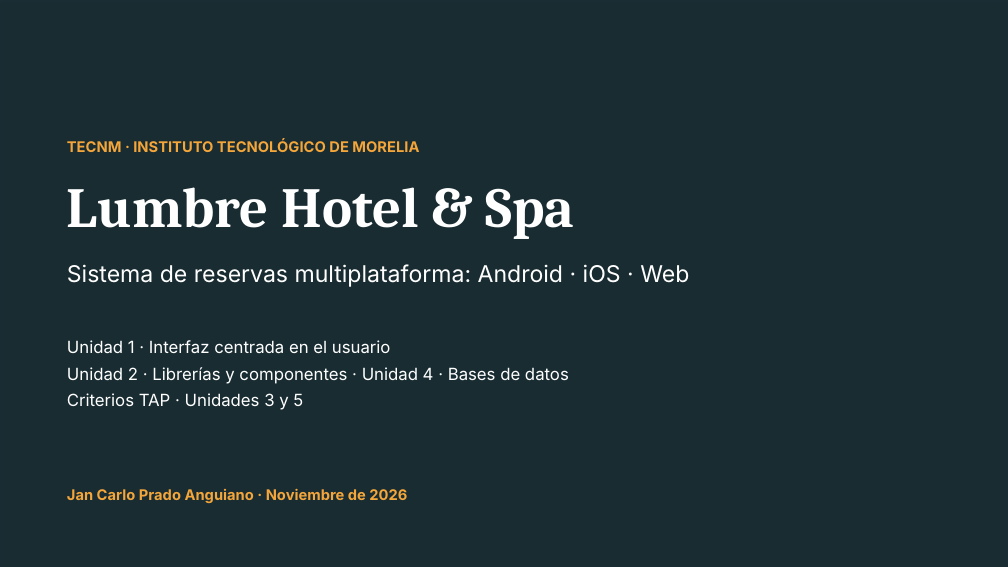
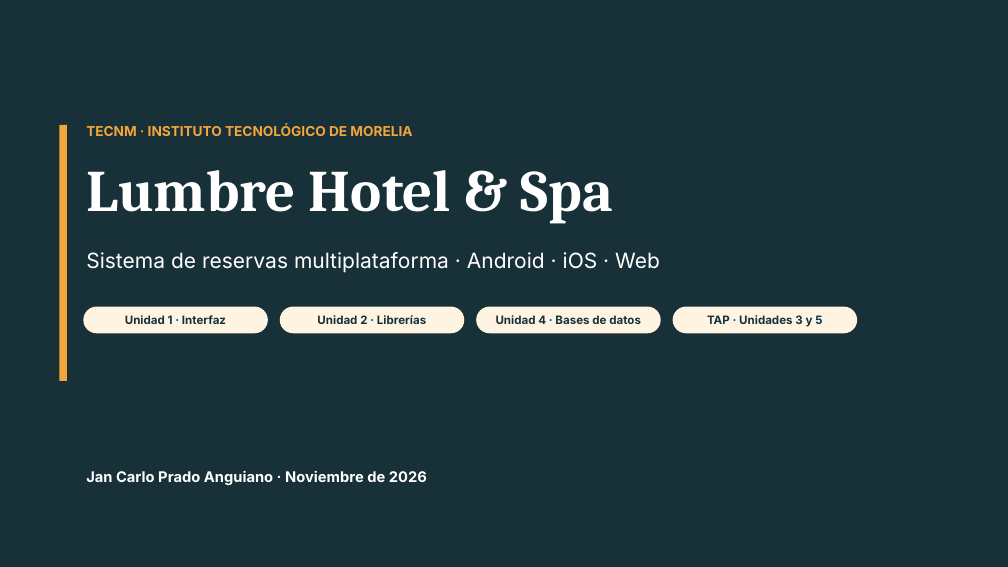
Before and after one commit to JanCarliux24/hotel-lumbre, a slide deck: slide 1 of docs/entregables/Presentacion_Proyecto_Lumbre.pptx. Drawn at 1008x567 pixels with LibreOffice and Linux fonts; fonts in the diff are those of the drawing; background and template pictures are left out; a plain dark background stands for a picture behind light text. Boxes give left, top, right and bottom in pixels: in the first picture for what was removed or moved away, otherwise in the second. Text is boxed around its words. In the diff, an @@ line names an element or a change of style, - is before the commit and + after.

```diff
--- a/docs/entregables/Presentacion_Proyecto_Lumbre.pptx
+++ b/docs/entregables/Presentacion_Proyecto_Lumbre.pptx
@@ rectangle at (0,0,1008,567): fill #16313A at 72% opacity to #16313A at 90% opacity; shadow off @@
@@ text "TECNM · INSTITUTO TECNOLÓGICO DE ...": place and size @@
-text "TECNM · INSTITUTO TECNOLÓGICO DE ..." at (67,139,419,152)
+text "TECNM · INSTITUTO TECNOLÓGICO DE ..." at (86,124,412,136)
@@ text "TECNM · INSTITUTO TECNOLÓGICO DE ..." at (86,124,412,136): size 14 to 13 pt @@
@@ rectangle added at (60,125,67,381), fill #F4A63A @@
@@ text "Lumbre Hotel & Spa": place and size @@
-text "Lumbre Hotel & Spa" at (67,187,575,239)
+text "Lumbre Hotel & Spa" at (86,170,613,224)
@@ text "Lumbre Hotel & Spa" at (86,170,613,224): size 54 to 56 pt @@
@@ text at (86,252,660,273): text changed; size 22 to 20 pt @@
-Sistema de reservas multiplataforma: Android · iOS · Web
+Sistema de reservas multiplataforma · Android · iOS · Web
@@ rounded rectangle added at (83,307,268,333), fill #FFF4E2, 11 pt, text #16313A, bold @@
+Unidad 1 · Interfaz
@@ rounded rectangle added at (280,307,464,333), fill #FFF4E2, 11 pt, text #16313A, bold @@
+Unidad 2 · Librerías
@@ rounded rectangle added at (476,307,661,333), fill #FFF4E2, 11 pt, text #16313A, bold @@
+Unidad 4 · Bases de datos
@@ rounded rectangle added at (673,307,858,333), fill #FFF4E2, 11 pt, text #16313A, bold @@
+TAP · Unidades 3 y 5
@@ text removed at (67,340,569,410) @@
-Unidad 1 · Interfaz centrada en el usuario
-Unidad 2 · Librerías y componentes · Unidad 4 · Bases de datos
-Criterios TAP · Unidades 3 y 5
@@ text "Jan Carlo Prado Anguiano · ...": place and size @@
-text "Jan Carlo Prado Anguiano · ..." at (67,489,407,503)
+text "Jan Carlo Prado Anguiano · ..." at (86,470,427,485)
@@ text "Jan Carlo Prado Anguiano · ..." at (86,470,427,485): text colour #F4A63A to #FFFFFF @@
```
Also in this commit, not shown: 6 other slides changed, 18 slides added, 9 slides removed, 22 other files.
